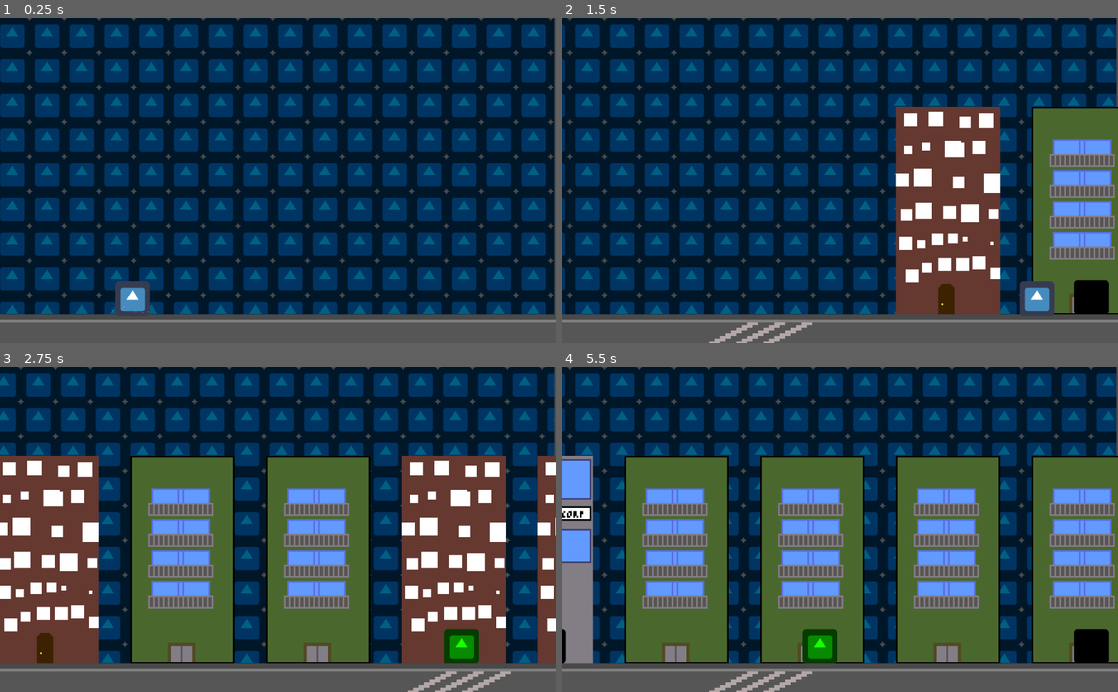
Above: before the commit, frames 1-4 (two rows, left to right).
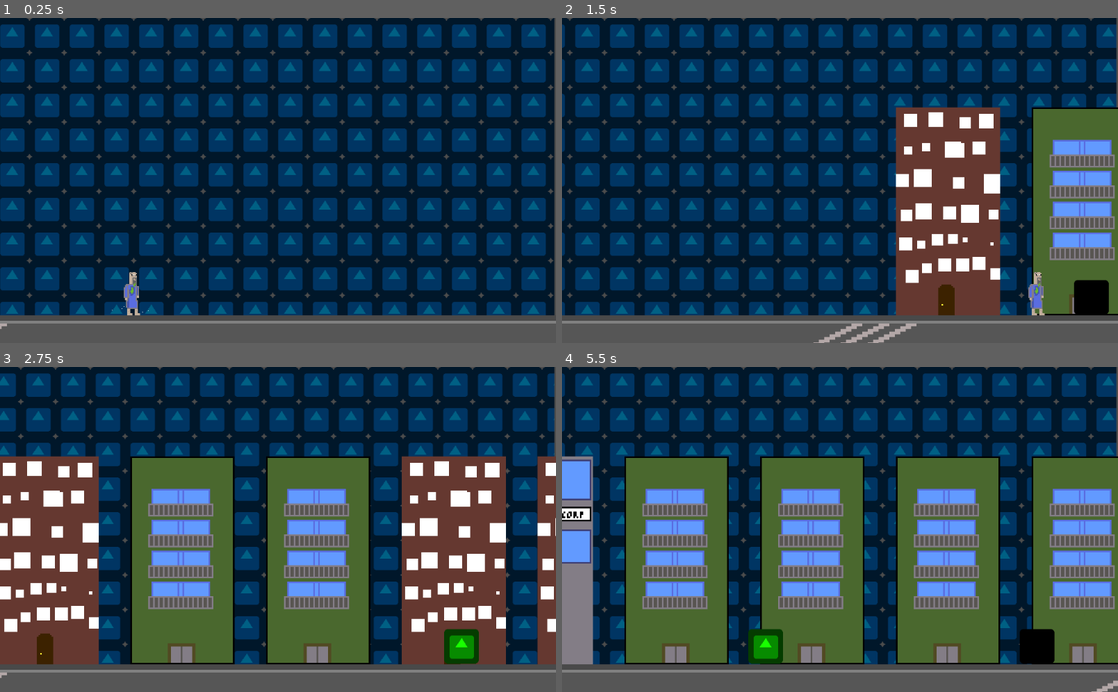
Above: after the commit, the same moments.

Repository: Telkan/LudumDare50
Game: Godot game, scene res://Scenes/Game.tscn
Two runs of this game, one before a commit and one after it. Both use one fixed random seed, a clock stepped at 60 frames per second and the inputs below. The engine's default icon, where the game draws it, is replaced by a stand-in: a white triangle on a blue panel in a dark square.
Inputs:
- Up to frame 1 (0.25 s): no input
- Up to frame 2 (1.5 s): hold Right (ui_right) from 0.53 s (still down); tap Up (ui_up) at 0.77 s
- Up to frame 3 (2.75 s): tap Up (ui_up) at 1.52 s; release Right (ui_right) at 2.03 s; hold Left (ui_left) from 2.03 s (still down)
- Up to frame 4 (5.5 s): release Left (ui_left) at 2.78 s; hold Right (ui_right) 2.78-4.28 s; tap Up (ui_up) at 3.02, 3.77, 4.52 s; hold Left (ui_left) 4.28-5.03 s; hold Right (ui_right) from 5.03 s (still down)

The runs differ from the first frame. In frame 1, 1.8% of the frame differs, in the area x 0-100%, y 78-96%; in frame 2, 3.5%; in frame 3, 3.6%; in frame 4, 6.8%, in the area x 0-100%, y 27-100%.

Commit message:
Ca fixe des trucs et ça spawn

Diff:
--- a/Scenes/Foreground.tscn
+++ b/Scenes/Foreground.tscn
@@ -18,7 +18,7 @@
 [sub_resource type="ShaderMaterial" id=2]
 resource_local_to_scene = true
 shader = SubResource( 1 )
-shader_param/scroll_speed = 0.5
+shader_param/scroll_speed = 0.4
 
 [sub_resource type="RectangleShape2D" id=3]
 extents = Vector2( 582.387, 34.8657 )
--- a/Scenes/Game.tscn
+++ b/Scenes/Game.tscn
@@ -1,10 +1,11 @@
-[gd_scene load_steps=6 format=2]
+[gd_scene load_steps=7 format=2]
 
 [ext_resource path="res://Scenes/Player.tscn" type="PackedScene" id=1]
 [ext_resource path="res://Scenes/Background.tscn" type="PackedScene" id=2]
 [ext_resource path="res://Scenes/Foreground.tscn" type="PackedScene" id=3]
 [ext_resource path="res://Scenes/Spawner.tscn" type="PackedScene" id=4]
 [ext_resource path="res://Scenes/HouseSpawner.tscn" type="PackedScene" id=5]
+[ext_resource path="res://Scenes/Timer.gd" type="Script" id=6]
 
 [node name="Game" type="Node2D"]
 
@@ -12,6 +13,7 @@
 position = Vector2( -1.68176, 0 )
 
 [node name="Foreground" parent="." instance=ExtResource( 3 )]
+position = Vector2( 0, 1.68182 )
 z_index = 3
 
 [node name="Player" parent="." instance=ExtResource( 1 )]
@@ -22,4 +24,11 @@
 position = Vector2( 1224.95, 515.634 )
 
 [node name="HouseSpawner" parent="." instance=ExtResource( 5 )]
-position = Vector2( 1219.94, 548.975 )
+position = Vector2( 1219.94, 549.975 )
+
+[node name="Timer" type="Timer" parent="."]
+wait_time = 5.0
+autostart = true
+script = ExtResource( 6 )
+
+[connection signal="timeout" from="Timer" to="Timer" method="_on_Timer_timeout"]
--- a/Scenes/Player.tscn
+++ b/Scenes/Player.tscn
@@ -1,31 +1,36 @@
 [gd_scene load_steps=6 format=2]
 
-[ext_resource path="res://icon.png" type="Texture" id=1]
+[ext_resource path="res://Player/Player.png" type="Texture" id=1]
 [ext_resource path="res://Scripts/Player.gd" type="Script" id=2]
 [ext_resource path="res://Scenes/jumpParticle.tscn" type="PackedScene" id=3]
 
 [sub_resource type="RectangleShape2D" id=1]
-extents = Vector2( 34.5667, 31.5253 )
+extents = Vector2( 34.5667, 41.6554 )
 
 [sub_resource type="CircleShape2D" id=2]
-radius = 150.363
+radius = 95.3538
 
 [node name="Player" type="KinematicBody2D"]
 script = ExtResource( 2 )
 
 [node name="Sprite" type="Sprite" parent="."]
+position = Vector2( 0, -32 )
+scale = Vector2( 2, 2 )
 texture = ExtResource( 1 )
 
 [node name="CollisionShape2D" type="CollisionShape2D" parent="."]
+position = Vector2( 0, -7 )
 shape = SubResource( 1 )
 
 [node name="Area2D" type="Area2D" parent="."]
 
 [node name="CollisionShape2D" type="CollisionShape2D" parent="Area2D"]
+position = Vector2( 0.420456, -0.420448 )
 shape = SubResource( 2 )
 
 [node name="Particles2D" parent="." instance=ExtResource( 3 )]
 position = Vector2( 0, 30.2602 )
 scale = Vector2( 10, 2 )
+
 [connection signal="body_entered" from="Area2D" to="." method="_on_Area2D_body_entered"]
 [connection signal="body_exited" from="Area2D" to="." method="_on_Area2D_body_exited"]
--- /dev/null
+++ b/Scenes/Timer.gd
@@ -0,0 +1,21 @@
+extends Timer
+
+
+# Declare member variables here. Examples:
+# var a = 2
+# var b = "text"
+
+
+# Called when the node enters the scene tree for the first time.
+func _ready():
+	pass # Replace with function body.
+
+
+# Called every frame. 'delta' is the elapsed time since the previous frame.
+#func _process(delta):
+#	pass
+
+
+func _on_Timer_timeout():
+	Globals.travelSpeed += 200
+	pass # Replace with function body.
Binary file added: Player/Player.aseprite
Binary file added: Player/Player.png
Not shown, added: Player/Player.png.import
